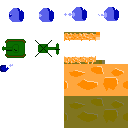
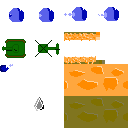
Two versions of the same layered image (128px x 128px). Layer-by-layer changes:
painted on "Background" over [34, 97, 44, 111]
